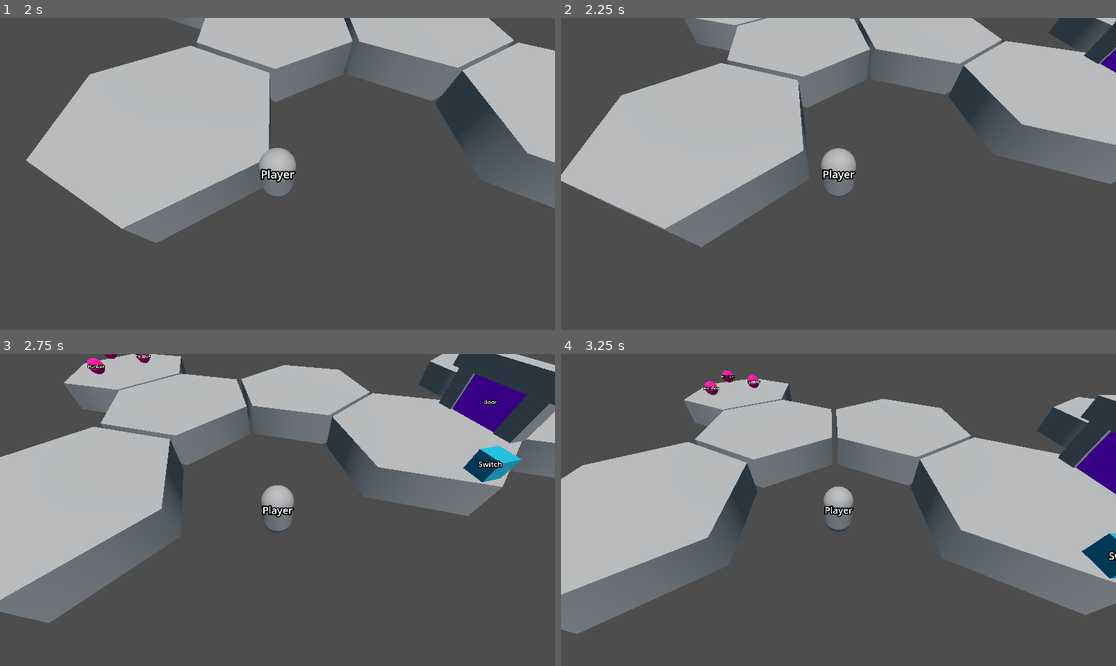
Above: before the commit, frames 1-4 (two rows, left to right).
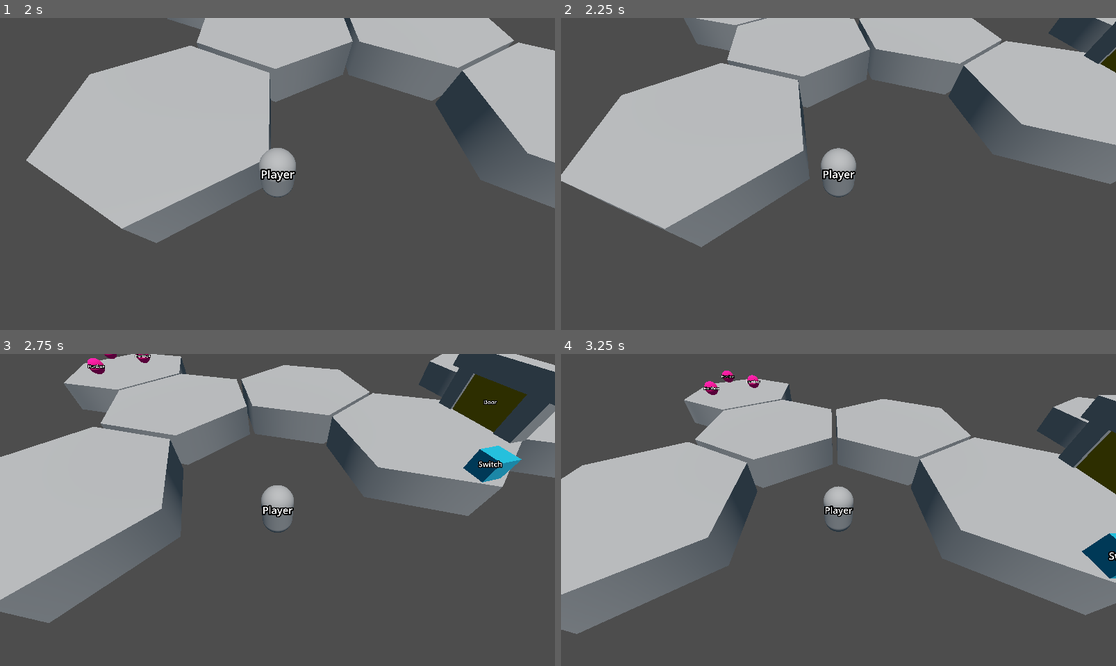
Above: after the commit, the same moments.

Repository: Acagamics/Acagame
Game: Godot game, scene res://scenes/game.tscn
Two runs of this game, one before a commit and one after it. Both use one fixed random seed, a clock stepped at 60 frames per second and the inputs below.
Inputs:
- Up to frame 1 (2 s): hold D (move_right) 0.53-1.28 s; hold S (move_down) from 1.28 s (still down)
- Up to frame 2 (2.25 s): release S (move_down) at 2.03 s; hold D (move_right) from 2.03 s (still down)
- Up to frame 3 (2.75 s): keep holding D (move_right)
- Up to frame 4 (3.25 s): release D (move_right) at 2.78 s; hold W (move_up) from 2.78 s (still down)

Frame 1 is identical in both runs. In frame 2, 0.1% of the frame differs, in the area x 97-100%, y 10-18%; in frame 3, 1.3%, in the area x 81-95%, y 6-26%; in frame 4, 0.8%.

Commit message:
changed door color to yellow

Diff:
--- a/scenes/door.tscn
+++ b/scenes/door.tscn
@@ -4,7 +4,7 @@
 [ext_resource type="PackedScene" uid="uid://bxkww14xjpfa6" path="res://scenes/debug_label.tscn" id="2_ovscp"]
 
 [sub_resource type="StandardMaterial3D" id="StandardMaterial3D_ppchb"]
-albedo_color = Color(0.686275, 0.00392157, 0.992157, 1)
+albedo_color = Color(0.580392, 0.478431, 0, 1)
 
 [sub_resource type="BoxMesh" id="BoxMesh_vo6f6"]
 
